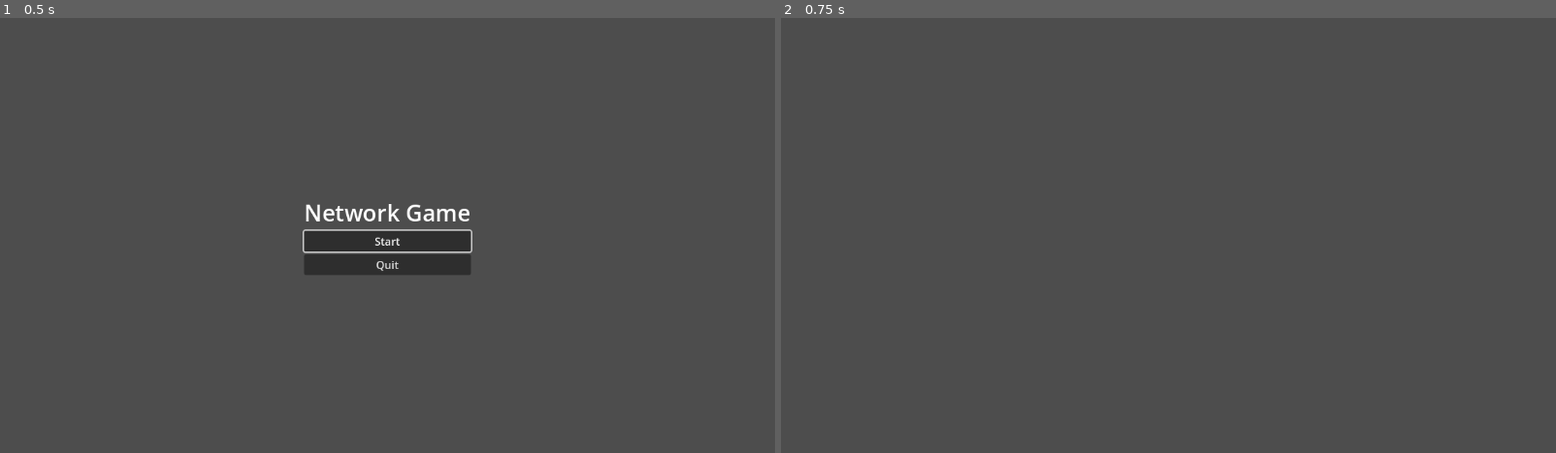
Above: before the commit, frames 1-2 (left to right).
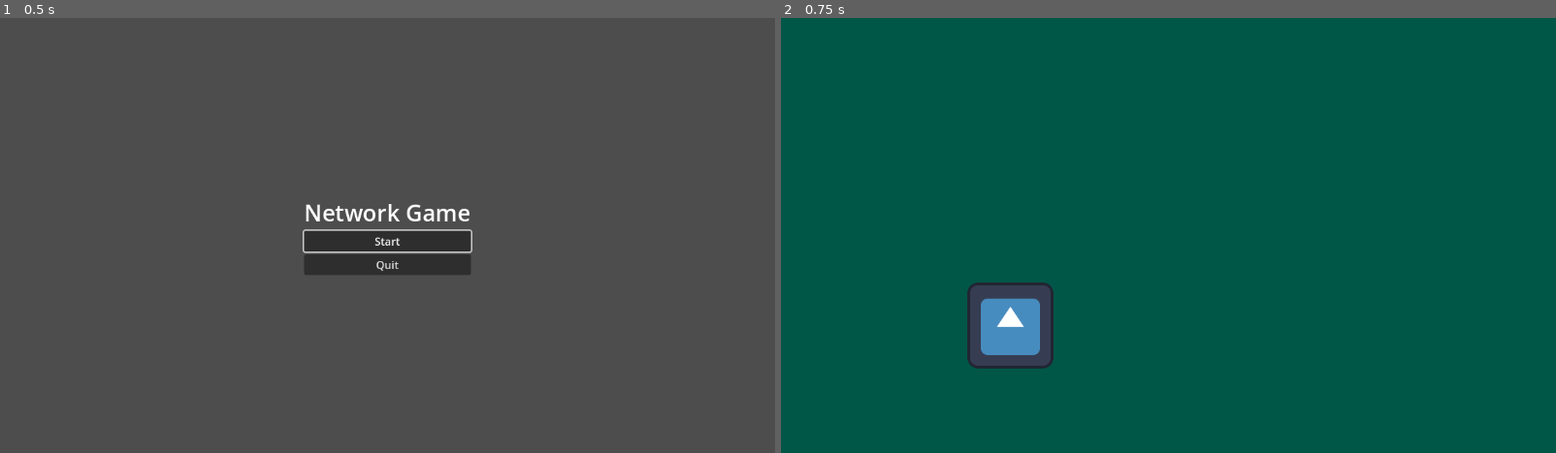
Above: after the commit, the same moments.

Repository: dually8/network-eng-game
Game: Godot game, scene res://scenes/main_menu.tscn
Two runs of this game, one before a commit and one after it. Both use one fixed random seed, a clock stepped at 60 frames per second and the inputs below. The engine's default icon, where the game draws it, is replaced by a stand-in: a white triangle on a blue panel in a dark square.
Inputs:
- Up to frame 1 (0.5 s): no input
- Up to frame 2 (0.75 s): click "Start" at 0.5 s

Frame 1 is identical in both runs. In frame 2, 99% of the frame differs, in the area x 0-100%, y 0-100%.

Commit message:
add drag and drop prototype

Diff:
--- a/project.godot
+++ b/project.godot
@@ -14,6 +14,14 @@
 run/main_scene="res://scenes/main_menu.tscn"
 config/features=PackedStringArray("4.2", "Forward Plus")
 config/icon="res://icon.svg"
+
+[autoload]
+
+GameManager="*res://scripts/game_manager.gd"
+
+[dotnet]
+
+project/assembly_name="NetworkEngineerGame"
 
 [input]
 
@@ -37,3 +45,8 @@
 , Object(InputEventKey,"resource_local_to_scene":false,"resource_name":"","device":-1,"window_id":0,"alt_pressed":false,"shift_pressed":false,"ctrl_pressed":false,"meta_pressed":false,"pressed":false,"keycode":0,"physical_keycode":80,"key_label":0,"unicode":112,"echo":false,"script":null)
 ]
 }
+click={
+"deadzone": 0.5,
+"events": [Object(InputEventMouseButton,"resource_local_to_scene":false,"resource_name":"","device":-1,"window_id":0,"alt_pressed":false,"shift_pressed":false,"ctrl_pressed":false,"meta_pressed":false,"button_mask":0,"position":Vector2(0, 0),"global_position":Vector2(0, 0),"factor":1.0,"button_index":1,"canceled":false,"pressed":false,"double_click":false,"script":null)
+]
+}
--- /dev/null
+++ b/scenes/draggable.tscn
@@ -0,0 +1,24 @@
+[gd_scene load_steps=4 format=3 uid="uid://c3f6thftalcng"]
+
+[ext_resource type="Script" path="res://scripts/draggable.gd" id="1_iiw4f"]
+[ext_resource type="Texture2D" uid="uid://cdkh44kur7uis" path="res://icon.svg" id="1_xflup"]
+
+[sub_resource type="RectangleShape2D" id="RectangleShape2D_l5lje"]
+size = Vector2(125, 125)
+
+[node name="draggable" type="Node2D"]
+script = ExtResource("1_iiw4f")
+
+[node name="Sprite2D" type="Sprite2D" parent="."]
+texture = ExtResource("1_xflup")
+
+[node name="Area2D" type="Area2D" parent="."]
+
+[node name="CollisionShape2D" type="CollisionShape2D" parent="Area2D"]
+shape = SubResource("RectangleShape2D_l5lje")
+
+[connection signal="body_entered" from="Area2D" to="." method="_on_area_2d_body_entered"]
+[connection signal="body_exited" from="Area2D" to="." method="_on_area_2d_body_exited"]
+[connection signal="input_event" from="Area2D" to="." method="_on_area_2d_input_event"]
+[connection signal="mouse_entered" from="Area2D" to="." method="_on_area_2d_mouse_entered"]
+[connection signal="mouse_exited" from="Area2D" to="." method="_on_area_2d_mouse_exited"]
--- /dev/null
+++ b/scenes/drop_area.tscn
@@ -0,0 +1,26 @@
+[gd_scene load_steps=3 format=3 uid="uid://bhmyx40xgb1ik"]
+
+[ext_resource type="Script" path="res://scripts/drop_area.gd" id="1_kaboj"]
+
+[sub_resource type="RectangleShape2D" id="RectangleShape2D_w5f22"]
+size = Vector2(128, 128)
+
+[node name="DropArea" type="StaticBody2D" groups=["dropable"]]
+script = ExtResource("1_kaboj")
+
+[node name="CollisionShape2D" type="CollisionShape2D" parent="."]
+shape = SubResource("RectangleShape2D_w5f22")
+
+[node name="ColorRect" type="ColorRect" parent="."]
+anchors_preset = 8
+anchor_left = 0.5
+anchor_top = 0.5
+anchor_right = 0.5
+anchor_bottom = 0.5
+offset_left = -64.0
+offset_top = -64.0
+offset_right = 64.0
+offset_bottom = 64.0
+grow_horizontal = 2
+grow_vertical = 2
+color = Color(1, 0, 0.0784314, 0.501961)
--- a/scenes/main_scene.tscn
+++ b/scenes/main_scene.tscn
@@ -1,7 +1,9 @@
-[gd_scene load_steps=3 format=3 uid="uid://bcnqhkhbqajja"]
+[gd_scene load_steps=5 format=3 uid="uid://bcnqhkhbqajja"]
 
 [ext_resource type="Script" path="res://scripts/main_scene.gd" id="1_b85a1"]
 [ext_resource type="PackedScene" uid="uid://dipxvnf3pb10y" path="res://scenes/pause_menu.tscn" id="1_wirt5"]
+[ext_resource type="PackedScene" uid="uid://c3f6thftalcng" path="res://scenes/draggable.tscn" id="3_rj334"]
+[ext_resource type="PackedScene" uid="uid://bhmyx40xgb1ik" path="res://scenes/drop_area.tscn" id="4_mfysc"]
 
 [node name="MainScene" type="Node2D"]
 script = ExtResource("1_b85a1")
@@ -28,4 +30,31 @@
 visible = false
 layout_mode = 1
 
+[node name="ColorRect" type="ColorRect" parent="."]
+unique_name_in_owner = true
+anchors_preset = 15
+anchor_right = 1.0
+anchor_bottom = 1.0
+offset_left = -960.0
+offset_top = -540.0
+offset_right = 960.0
+offset_bottom = 540.0
+grow_horizontal = 2
+grow_vertical = 2
+size_flags_horizontal = 4
+mouse_filter = 2
+color = Color(0, 0.34, 0.283333, 1)
+
 [node name="Camera" type="Camera2D" parent="."]
+
+[node name="draggable" parent="." instance=ExtResource("3_rj334")]
+position = Vector2(-235, 134)
+
+[node name="DropArea" parent="." instance=ExtResource("4_mfysc")]
+position = Vector2(-235, -31)
+
+[node name="DropArea2" parent="." instance=ExtResource("4_mfysc")]
+position = Vector2(15, -44)
+
+[node name="DropArea3" parent="." instance=ExtResource("4_mfysc")]
+position = Vector2(-6, 161)
--- /dev/null
+++ b/scripts/draggable.gd
@@ -0,0 +1,52 @@
+extends Node2D
+
+var is_draggable = false
+var is_inside_dropable = false
+var body_ref: StaticBody2D = null
+var offset: Vector2
+var initialPos: Vector2
+var dropable_counter = 0
+
+func _process(_delta: float) -> void:
+	if is_draggable:
+		if Input.is_action_just_pressed("click"):
+			initialPos = global_position
+			offset = get_global_mouse_position() - global_position
+			GameManager.is_dragging = true
+		if Input.is_action_pressed("click"):
+			global_position = get_global_mouse_position() - offset
+		elif  Input.is_action_just_released("click"):
+			GameManager.is_dragging = false
+			var tween = get_tree().create_tween()
+			if is_inside_dropable:
+				tween.tween_property(self, "position", body_ref.position, 0.2).set_ease(Tween.EASE_OUT)
+			else:
+				tween.tween_property(self, "global_position", initialPos, 0.2).set_ease(Tween.EASE_OUT)
+
+func _on_area_2d_mouse_entered() -> void:
+	if not GameManager.is_dragging:
+		is_draggable = true
+		scale = Vector2(1.05, 1.05)
+
+func _on_area_2d_mouse_exited() -> void:
+	if not GameManager.is_dragging:
+		is_draggable = false
+		scale = Vector2(1.0, 1.0)
+
+func _on_area_2d_body_entered(body: Node2D) -> void:
+	if body.is_in_group("dropable"):
+		print("is inside dropable")
+		is_inside_dropable = true
+		dropable_counter += 1
+		body.modulate = Color(Color.GREEN, 1)
+		body_ref = body as StaticBody2D
+
+func _on_area_2d_body_exited(body: Node2D) -> void:
+	if body.is_in_group("dropable"):
+		print("is NOT inside dropable")
+		print("dropable count: " + str(dropable_counter))
+		if dropable_counter <= 1:
+			is_inside_dropable = false
+			body_ref = body as StaticBody2D
+		body.modulate = Color(Color.ROYAL_BLUE, 0.75)
+		dropable_counter -= 1
--- /dev/null
+++ b/scripts/drop_area.gd
@@ -0,0 +1,10 @@
+extends StaticBody2D
+
+func _ready() -> void:
+	modulate = Color(Color.ROYAL_BLUE, 0.75)
+
+func _process(_delta: float) -> void:
+	if GameManager.is_dragging:
+		visible = true
+	else:
+		visible = false
--- a/scripts/game_manager.gd
+++ b/scripts/game_manager.gd
@@ -1,7 +1,12 @@
-class_name GameManager extends Node
+extends Node2D
 
-func pause_game():
-  get_tree().paused = true
+var is_dragging = false
 
-func unpause_game():
-  get_tree().paused = false
+func pause_game() -> void:
+	get_tree().paused = true
+
+func unpause_game() -> void:
+	get_tree().paused = false
+
+func set_dragging(_is_dragging: bool) -> void:
+	is_dragging = _is_dragging
--- a/scripts/main_scene.gd
+++ b/scripts/main_scene.gd
@@ -1,7 +1,15 @@
 extends Node2D
+
+@onready var camera = $Camera
+@onready var background = %ColorRect
 
 func _input(event: InputEvent) -> void:
 	if event.is_action_pressed("menu"):
 		print("open pause menu")
 		%PauseMenu.visible = true
 		get_tree().paused = true
+
+func _ready() -> void:
+	pass
+	#background.size = camera.get_window().size
+	#background.position = Vector2(background.size.x/2*-1, background.size.y/2*-1)
Not shown, added: .editorconfig
